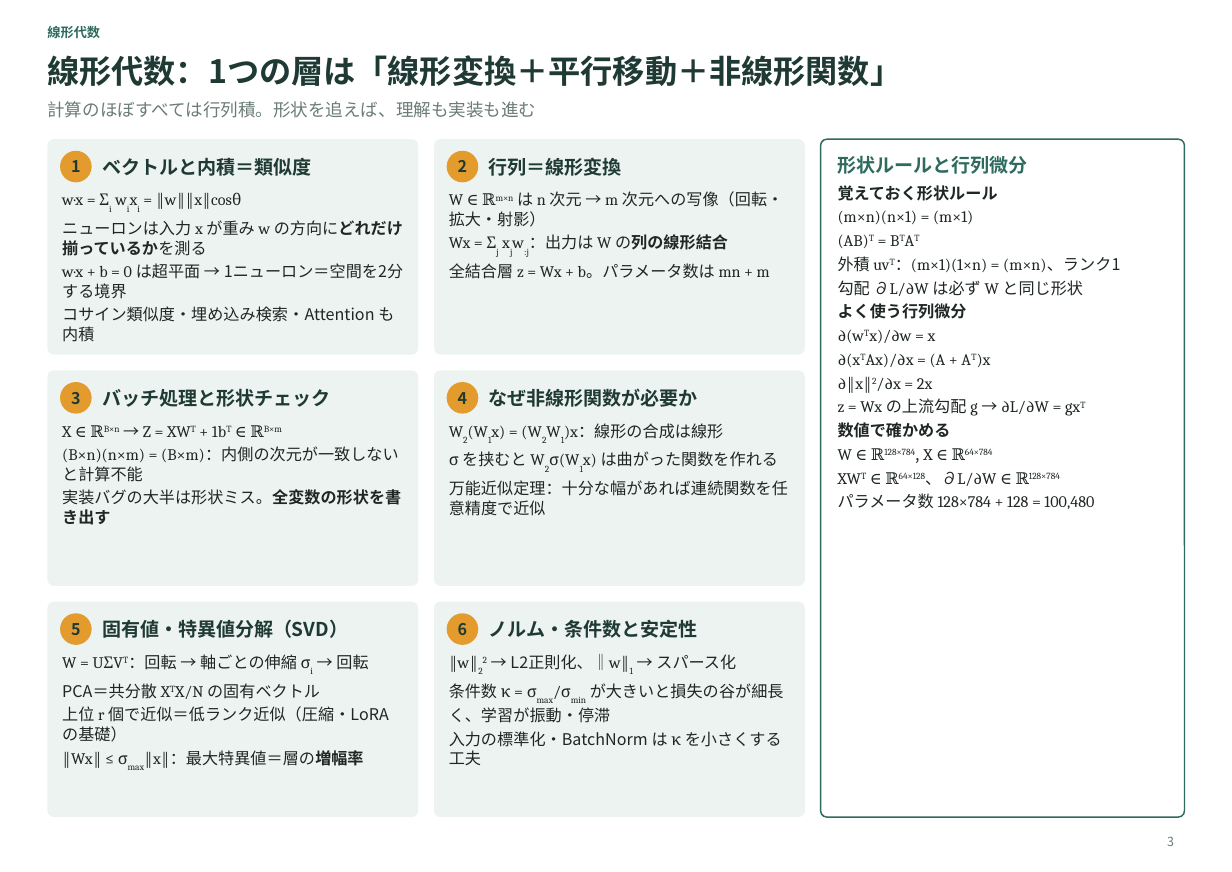
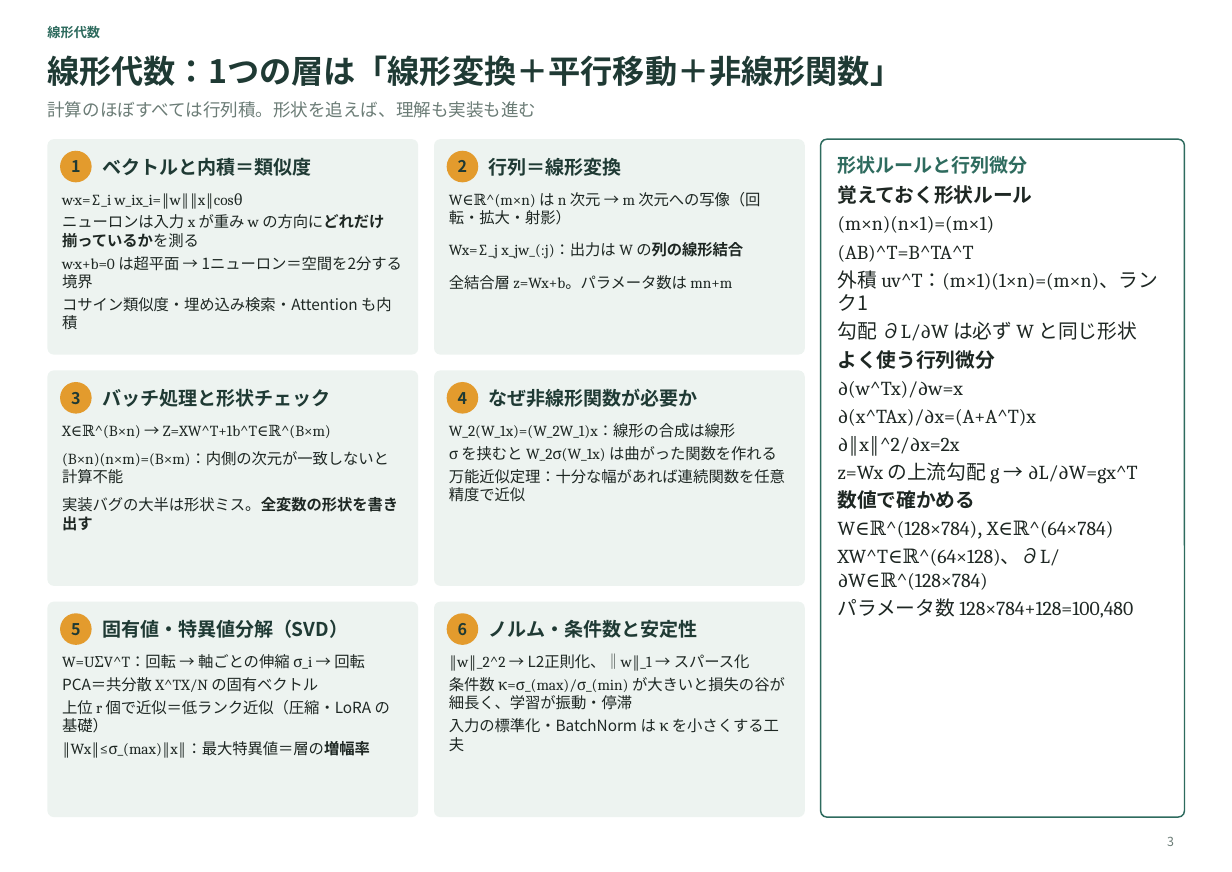
Before and after one commit to sibyl2501/claude_pptx_making, a slide deck: slide 3 of dist/nn_math.pptx. Drawn at 1232x872 pixels with LibreOffice and Linux fonts; fonts in the diff are those of the drawing. Boxes give left, top, right and bottom in pixels: in the first picture for what was removed or moved away, otherwise in the second. Text is boxed around its words. In the diff, an @@ line names an element or a change of style, - is before the commit and + after.

```diff
--- a/dist/nn_math.pptx
+++ b/dist/nn_math.pptx
@@ text at (62,194,205,207): text changed; size 11 to 10.5 pt @@
-• w·x = Σi wixi = ‖w‖‖x‖cosθ
+• w·x=∑_i w_ix_i=‖w‖‖x‖cosθ
@@ text at (449,192,760,290): text changed; size 11 to 10.5 pt @@
-• W ∈ ℝm×n は n 次元 → m 次元への写像（回転・拡大・射影）
-• Wx = Σj xjw:j：出力は W の列の線形結合
-• 全結合層 z = Wx + b。パラメータ数は mn + m
+• W∈ℝ^(m×n) は n 次元 → m 次元への写像（回転・拡大・射影）
+• Wx=∑_j x_jw_(:j)：出力は W の列の線形結合
+• 全結合層 z=Wx+b。パラメータ数は mn+m
@@ text at (838,185,1136,509): size 11 to 13.5 pt in "覚えておく形状ルール", "勾配 ∂L/∂W は必ず W と同じ形状", "よく使う行列微分", "数値で確かめる"; indent changed @@
@@ text at (62,214,392,329): size 11 to 10.5 pt in "ニューロンは入力 x が重み w の方向にどれだけ揃っているかを測る", "コサイン類似度・埋め込み検索・Attention も内積" @@
@@ text at (838,216,1158,311): text changed; size 11 to 13.5 pt @@
-• (m×n)(n×1) = (m×1)
-• (AB)T = BTAT
-• 外積 uvT：(m×1)(1×n) = (m×n)、ランク1
+• (m×n)(n×1)=(m×1)
+• (AB)^T=B^TA^T
+• 外積 uv^T：(m×1)(1×n)=(m×n)、ランク1
@@ text at (62,256,402,271): text changed; size 11 to 10.5 pt @@
-• w·x + b = 0 は超平面 → 1ニューロン＝空間を2分する境界
+• w·x+b=0 は超平面 → 1ニューロン＝空間を2分する境界
@@ text at (838,381,1138,484): text changed; size 11 to 13.5 pt @@
-• ∂(wTx)/∂w = x
-• ∂(xTAx)/∂x = (A + AT)x
-• ∂‖x‖2/∂x = 2x
-• z = Wx の上流勾配 g → ∂L/∂W = gxT
+• ∂(w^Tx)/∂w=x
+• ∂(x^TAx)/∂x=(A+A^T)x
+• ∂‖x‖^2/∂x=2x
+• z=Wx の上流勾配 g → ∂L/∂W=gx^T
@@ text at (62,424,389,483): text changed; size 11 to 10.5 pt @@
-• X ∈ ℝB×n → Z = XWT + 1bT ∈ ℝB×m
-• (B×n)(n×m) = (B×m)：内側の次元が一致しないと計算不能
+• X∈ℝ^(B×n) → Z=XW^T+1b^T∈ℝ^(B×m)
+• (B×n)(n×m)=(B×m)：内側の次元が一致しないと計算不能
@@ text at (449,423,777,461): text changed; size 11 to 10.5 pt @@
-• W2(W1x) = (W2W1)x：線形の合成は線形
-• σ を挟むと W2σ(W1x) は曲がった関数を作れる
+• W_2(W_1x)=(W_2W_1)x：線形の合成は線形
+• σ を挟むと W_2σ(W_1x) は曲がった関数を作れる
@@ text at (449,469,785,502): size 11 to 10.5 pt in "万能近似定理：十分な幅があれば連続関数を任意精度で近似" @@
@@ text at (62,497,398,531): size 11 to 10.5 pt in "実装バグの大半は形状ミス。全変数の形状を書き出す"; more space between paragraphs @@
@@ text at (838,520,1133,618): text changed; size 11 to 13.5 pt @@
-• W ∈ ℝ128×784, X ∈ ℝ64×784
-• XWT ∈ ℝ64×128、∂L/∂W ∈ ℝ128×784
-• パラメータ数 128×784 + 128 = 100,480
+• W∈ℝ^(128×784), X∈ℝ^(64×784)
+• XW^T∈ℝ^(64×128)、∂L/∂W∈ℝ^(128×784)
+• パラメータ数 128×784+128=100,480
@@ text at (62,654,365,692): text changed; size 11 to 10.5 pt @@
-• W = UΣVT：回転 → 軸ごとの伸縮 σi → 回転
-• PCA＝共分散 XTX/N の固有ベクトル
+• W=UΣV^T：回転 → 軸ごとの伸縮 σ_i → 回転
+• PCA＝共分散 X^TX/N の固有ベクトル
@@ text at (449,653,785,710): text changed; size 11 to 10.5 pt @@
-• ‖w‖22 → L2正則化、‖w‖1 → スパース化
-• 条件数 κ = σmax/σmin が大きいと損失の谷が細長く、学習が振動・停滞
+• ‖w‖_2^2 → L2正則化、‖w‖_1 → スパース化
+• 条件数 κ=σ_(max)/σ_(min) が大きいと損失の谷が細長く、学習が振動・停滞
@@ text at (62,700,390,732): size 11 to 10.5 pt in "上位 r 個で近似＝低ランク近似（圧縮・LoRA の基礎）" @@
@@ text at (449,718,779,751): size 11 to 10.5 pt in "入力の標準化・BatchNorm は κ を小さくする工夫" @@
@@ text at (71,741,370,758): text changed; size 11 to 10.5 pt @@
-• ‖Wx‖ ≤ σmax‖x‖：最大特異値＝層の増幅率
+• ‖Wx‖≤σ_(max)‖x‖：最大特異値＝層の増幅率
```
Also in this commit, not shown: 4 other slides changed, 25 other files.
